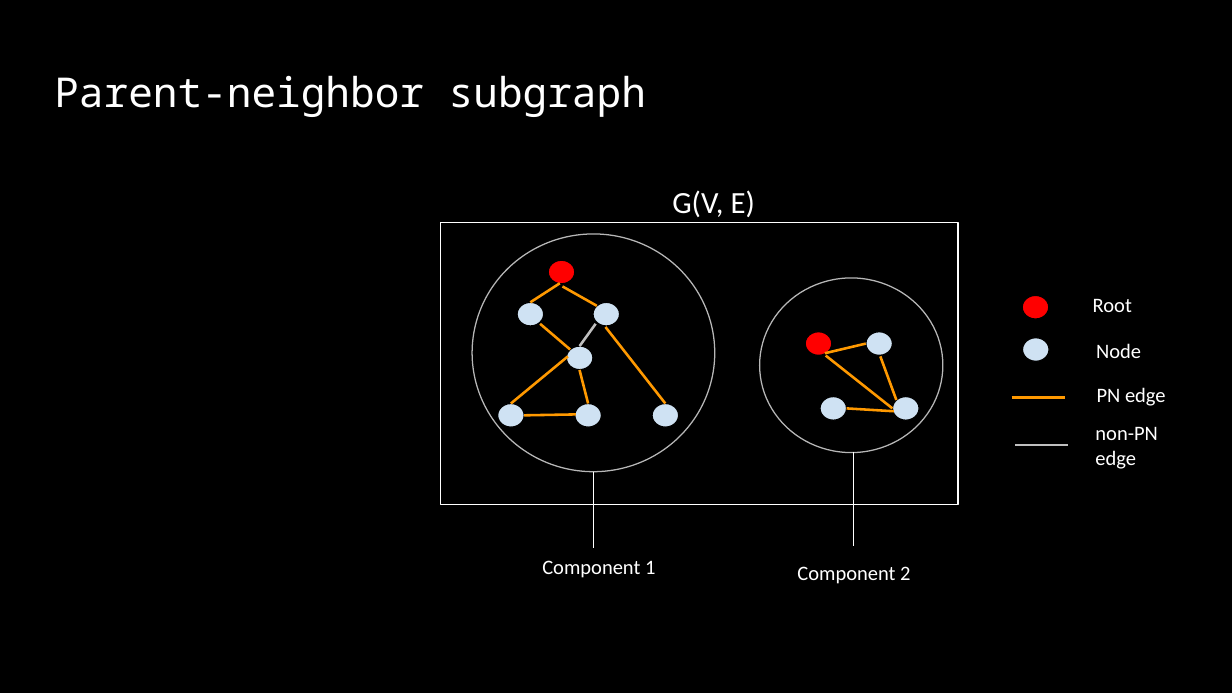
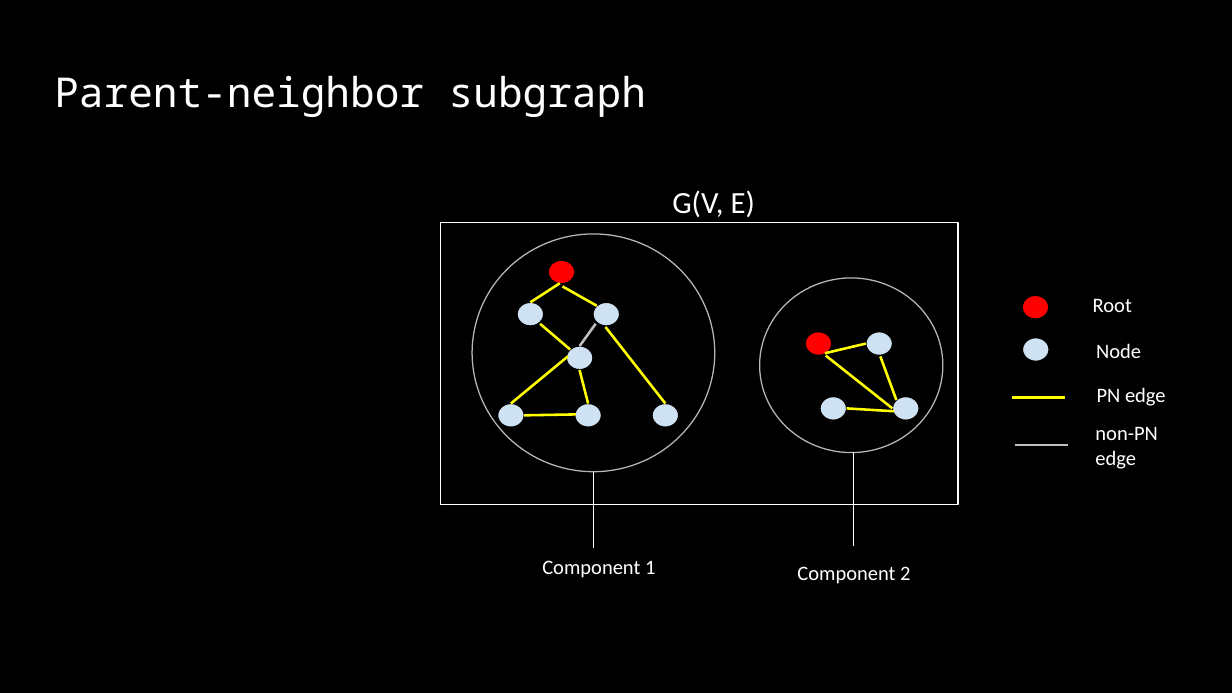
Before and after one commit to molr298/graph-mining-project, a slide deck: slide 10 of Graphmining-project.pptx (slide 9 before the commit). Drawn at 1232x693 pixels with LibreOffice and Linux fonts; fonts in the diff are those of the drawing; background and template pictures are left out. Boxes give left, top, right and bottom in pixels: in the first picture for what was removed or moved away, otherwise in the second. Text is boxed around its words. In the diff, an @@ line names an element or a change of style, - is before the commit and + after.

```diff
--- a/Graphmining-project.pptx
+++ b/Graphmining-project.pptx
@@ line (559, 283) - (531, 302): stroke #FF9900 1.5 pt to #FFFF00 1.5 pt @@
@@ line (563, 287) - (596, 306): stroke #FF9900 1.5 pt to #FFFF00 1.5 pt @@
@@ line (540, 324) - (570, 350): stroke #FF9900 1.5 pt to #FFFF00 1.5 pt @@
@@ line (605, 326) - (665, 404): stroke #FF9900 1.5 pt to #FFFF00 1.5 pt @@
@@ line (568, 356) - (511, 404): stroke #FF9900 1.5 pt to #FFFF00 1.5 pt @@
@@ line (825, 354) - (866, 344): stroke #FF9900 1.5 pt to #FFFF00 1.5 pt @@
@@ line (825, 356) - (892, 409): stroke #FF9900 1.5 pt to #FFFF00 1.5 pt @@
@@ line (881, 356) - (897, 400): stroke #FF9900 1.5 pt to #FFFF00 1.5 pt @@
@@ line (579, 370) - (588, 404): stroke #FF9900 1.5 pt to #FFFF00 1.5 pt @@
@@ line (577, 414) - (525, 415): stroke #FF9900 1.5 pt to #FFFF00 1.5 pt @@
@@ line (893, 411) - (846, 409): stroke #FF9900 1.5 pt to #FFFF00 1.5 pt @@
@@ line (1011, 398) - (1064, 398): stroke #FF9900 1.5 pt to #FFFF00 1.5 pt @@
```
Also in this commit, not shown: 7 other slides changed, 9 slides added, 4 slides removed.
